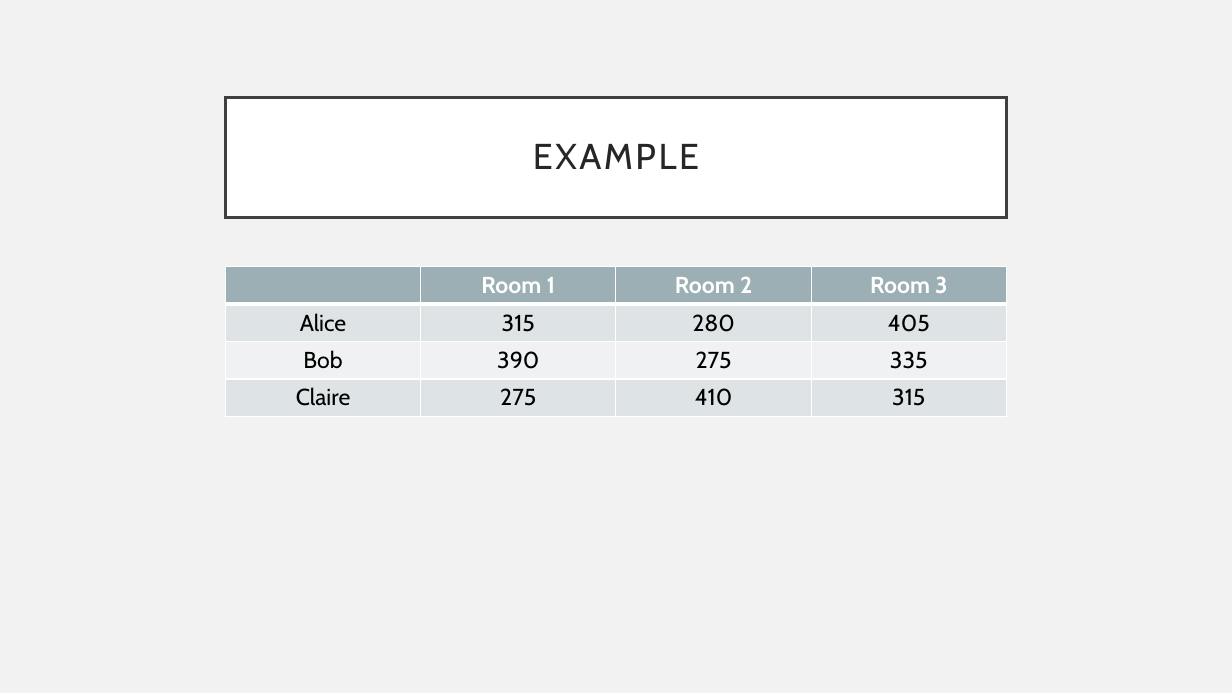
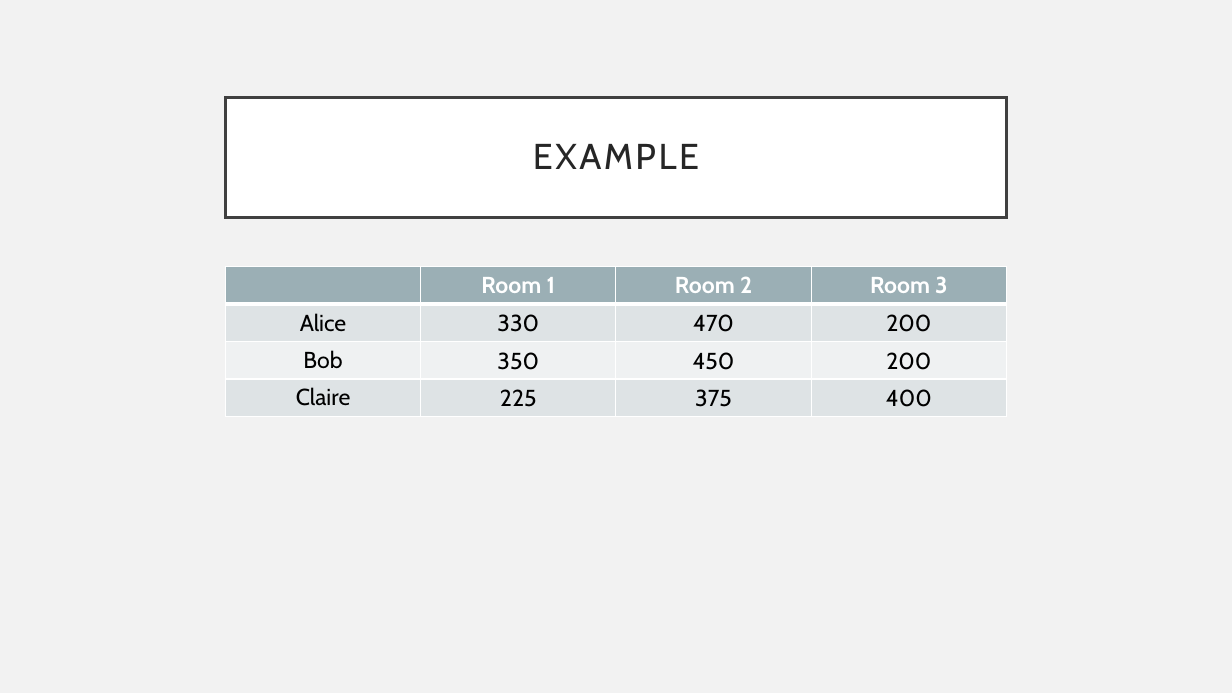
Before and after one commit to tanvinerkar/fair-rent-division, a slide deck: slide 5 of final-ppt.pptx. Drawn at 1232x693 pixels with LibreOffice and Linux fonts; fonts in the diff are those of the drawing. Boxes give left, top, right and bottom in pixels: in the first picture for what was removed or moved away, otherwise in the second. Text is boxed around its words. In the diff, an @@ line names an element or a change of style, - is before the commit and + after.

```diff
--- a/final-ppt.pptx
+++ b/final-ppt.pptx
@@ table at (226, 267, 1006, 417) @@
-row 2: Alice | 315 | 280 | 405
+row 2: Alice | 330 | 470 | 200
-row 3: Bob | 390 | 275 | 335
+row 3: Bob | 350 | 450 | 200
-row 4: Claire | 275 | 410 | 315
+row 4: Claire | 225 | 375 | 400
```
Also in this commit, not shown: 6 other slides changed, 7 slides added, 1 slide removed, 7 other files.
